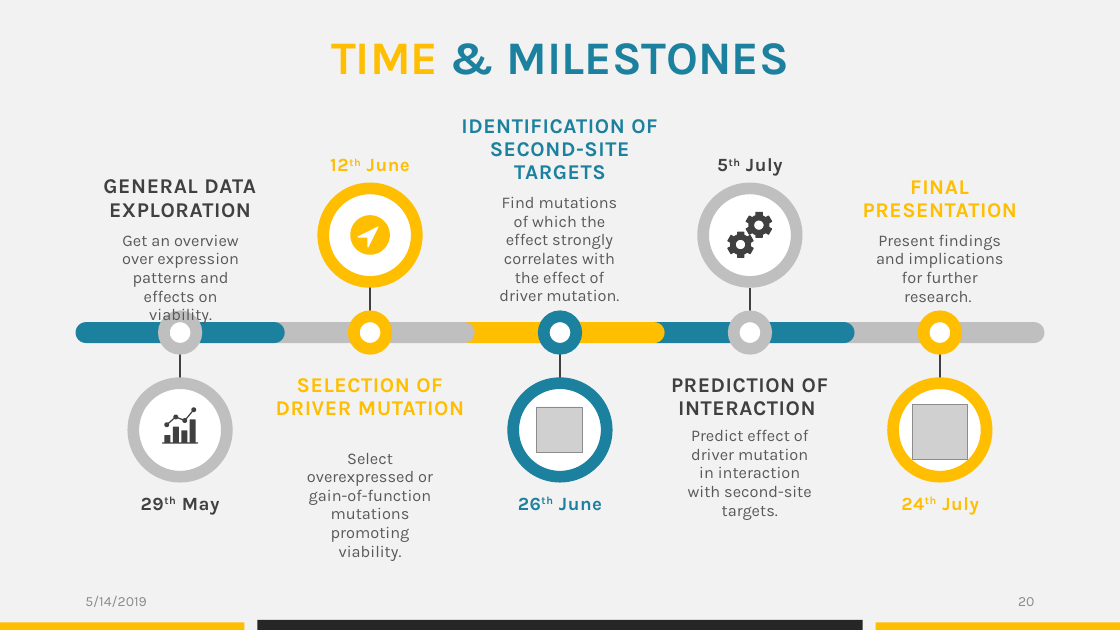
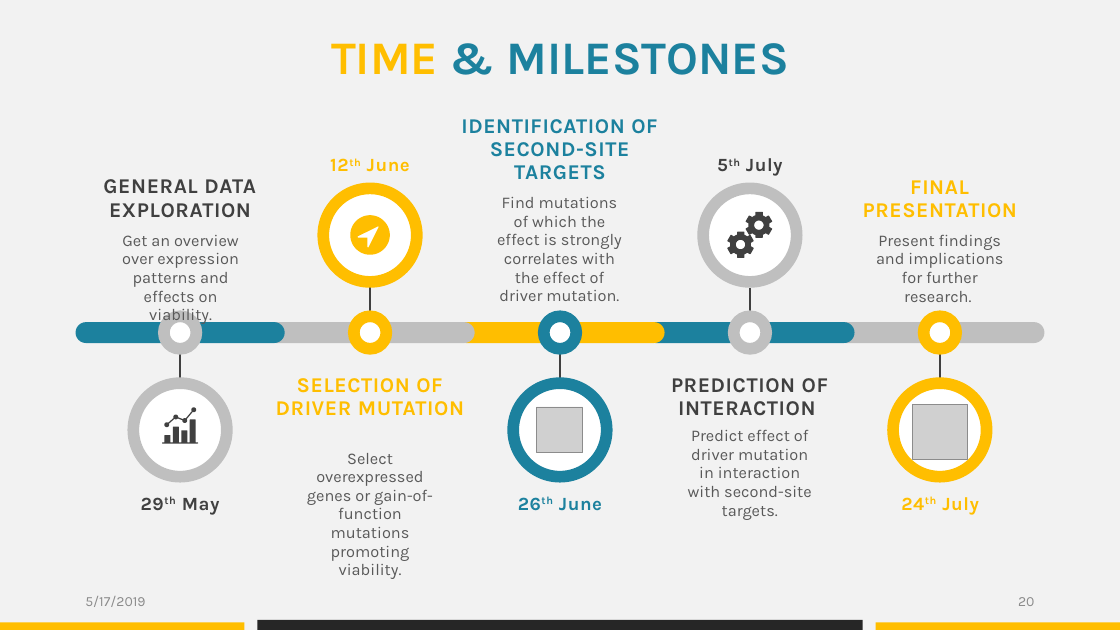
Before and after one commit to datascience-mobi/group-04-project-1-4, a slide deck: slide 20 of Project proposal_presentation_V1.pptx. Drawn at 1120x630 pixels with LibreOffice and Linux fonts; fonts in the diff are those of the drawing; grey boxes stand for pictures. Boxes give left, top, right and bottom in pixels: in the first picture for what was removed or moved away, otherwise in the second. Text is boxed around its words. In the diff, an @@ line names an element or a change of style, - is before the commit and + after.

```diff
--- a/Project proposal_presentation_V1.pptx
+++ b/Project proposal_presentation_V1.pptx
@@ text at (497,197,622,301): text changed @@
-Find mutations of which the effect strongly correlates with the effect of driver mutation.
+Find mutations of which the effect is strongly correlates with the effect of driver mutation.
@@ text at (307,453,433,579): text changed @@
-Select overexpressed or gain-of-function mutations promoting viability.
+Select overexpressed genes or gain-of-function mutations promoting viability.
@@ text at (85,596,145,607): text changed @@
-5/14/2019
+5/17/2019
```
Also in this commit, not shown: 19 other slides changed.
